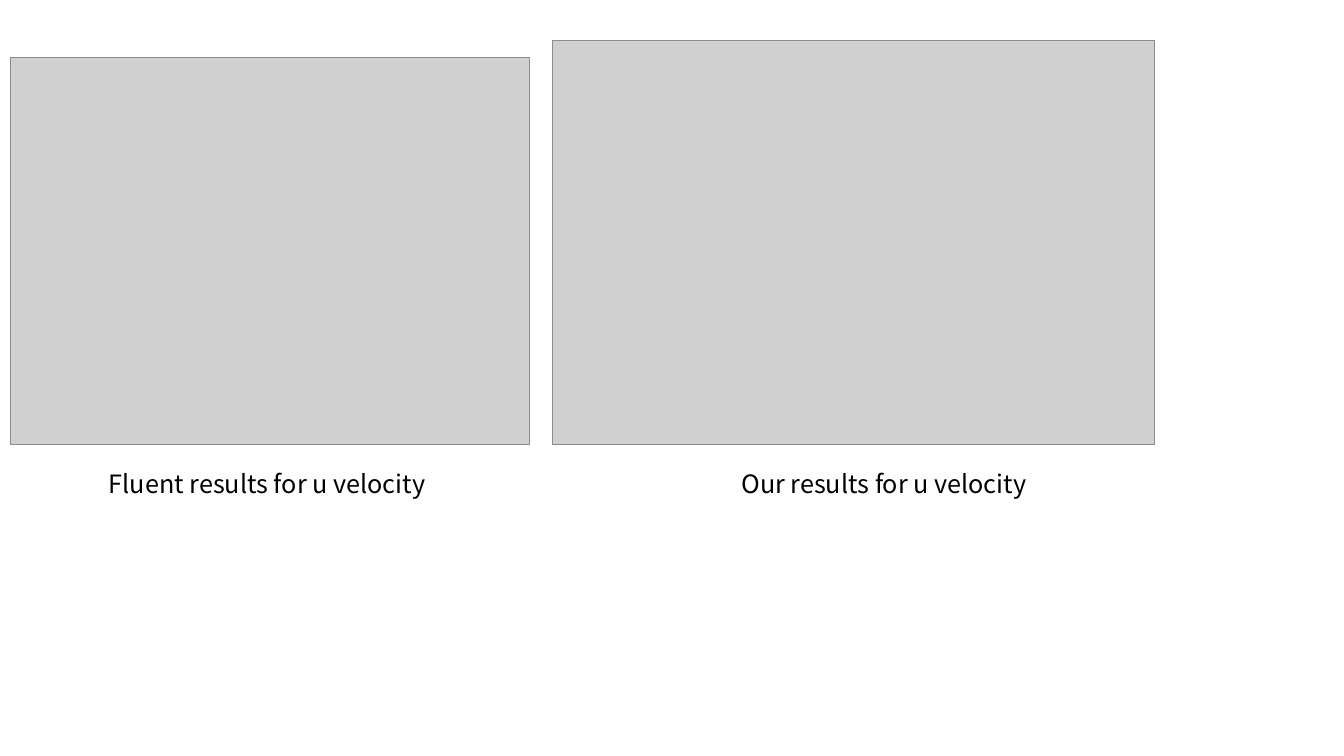
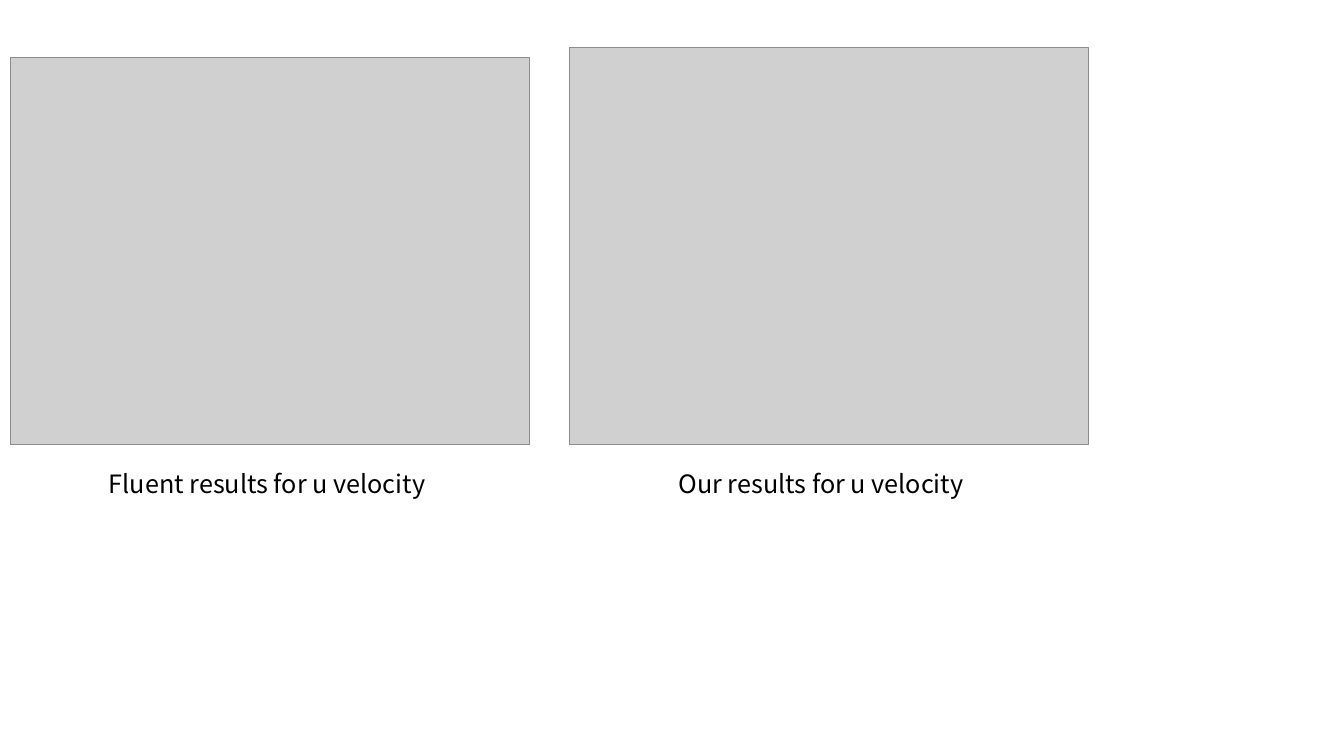
Before and after one commit to lubyant/CS714, a slide deck: slide 8 of project_code/fig.pptx. Drawn at 1344x756 pixels with LibreOffice and Linux fonts; fonts in the diff are those of the drawing; grey boxes stand for pictures. Boxes give left, top, right and bottom in pixels: in the first picture for what was removed or moved away, otherwise in the second. Text is boxed around its words. In the diff, an @@ line names an element or a change of style, - is before the commit and + after.

```diff
--- a/project_code/fig.pptx
+++ b/project_code/fig.pptx
@@ picture: place and size @@
-picture at [553,40,1154,445]
+picture at [570,48,1090,446]
@@ text "Our results for u velocity": place and size @@
-text "Our results for u velocity" at [741,472,1026,499]
+text "Our results for u velocity" at [678,472,964,499]
```
Also in this commit, not shown: 2 slides added, 9 other files.
